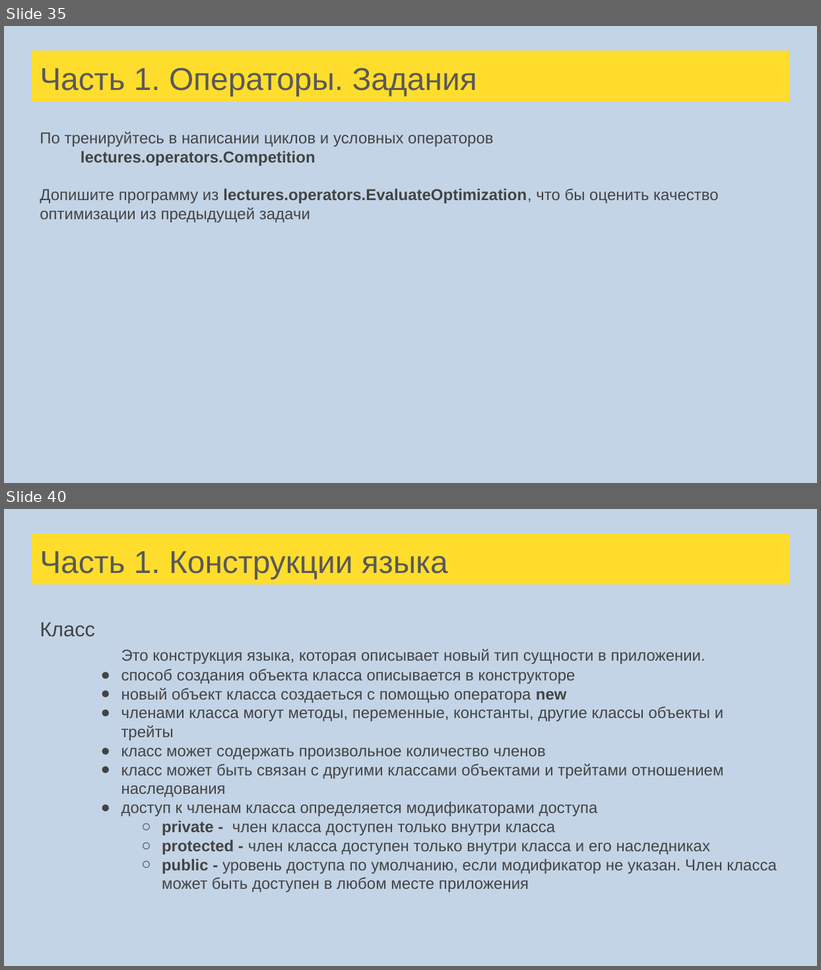
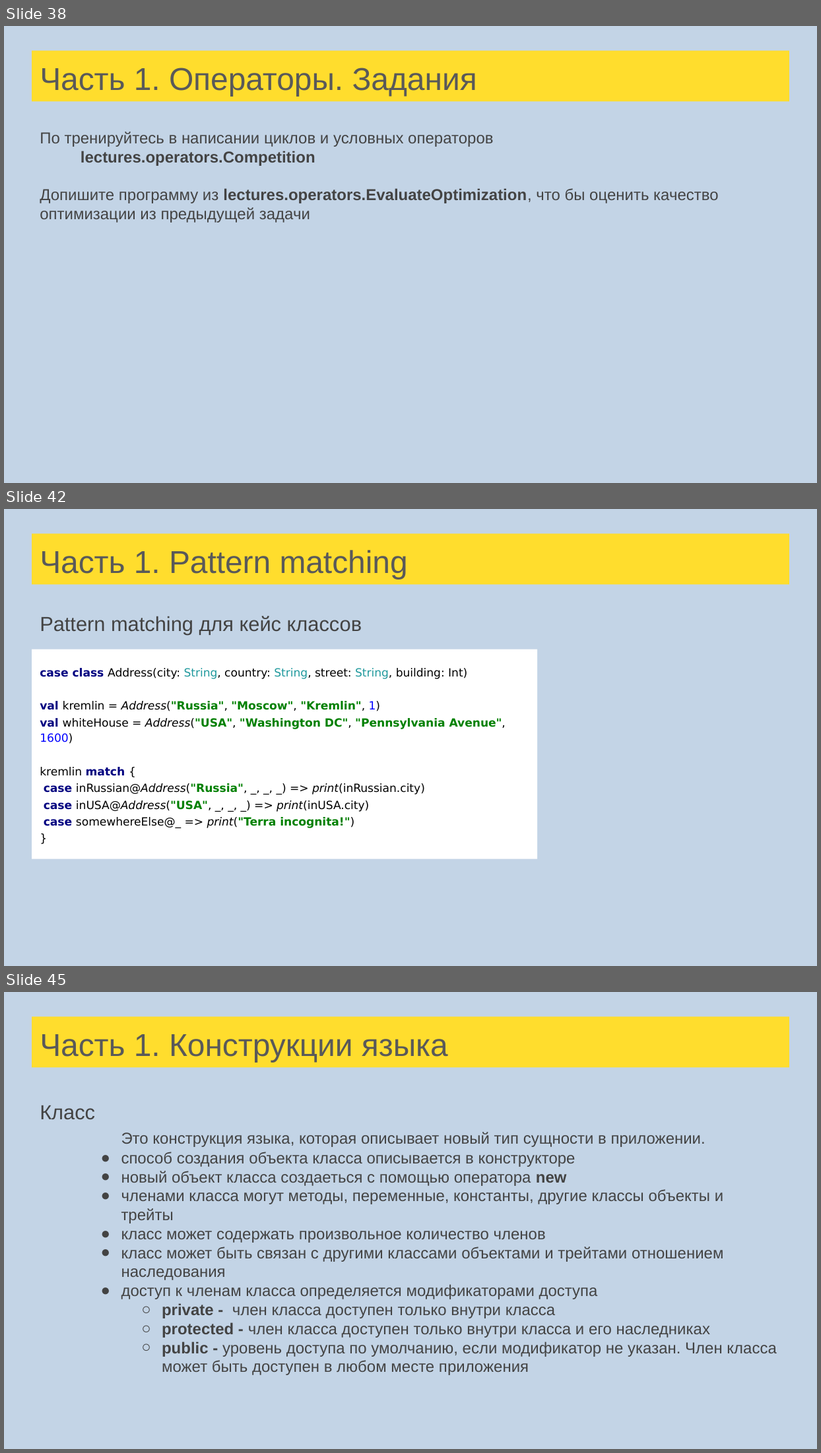
Before and after one commit to tralfamadore/ScalaLectures, a slide deck: src/main/resources/Лекции Scala для FinTech.pptx. Shown one above the other, each under a label of ours: slides 35 and 40 before the commit, slides 38, 42 and 45 after it; the slides between them are not shown. The pictures are 821x970 and 821x1453 pixels, drawn with LibreOffice and Linux fonts; fonts in the diff are those of the drawing. Boxes give left, top, right and bottom in pixels: in the first picture for what was removed or moved away, otherwise in the second. Text is boxed around its words. In the diff, an @@ line names an element or a change of style, - is before the commit and + after.

Commit message:
Pattern matching(without tasks) + function composition + partial functions start

```diff
--- a/src/main/resources/Лекции Scala для FinTech.pptx
+++ b/src/main/resources/Лекции Scala для FinTech.pptx
@@ slide 42 added at <box>4,509,817,966</box>, background #C3D4E6 @@
@@ title added at <box>32,533,789,585</box>, fill #FFDD2D, 28 pt, text #595959 @@
+Часть 1. Pattern matching
@@ text added at <box>40,616,362,634</box>, 18 pt, text #434343 @@
+Pattern matching для кейс классов
@@ rectangle added at <box>32,650,537,859</box>, fill #FFFFFF, 10 pt, text #000000 @@
+case class Address(city: String, country: String, street: String, building: Int)
+val kremlin = Address("Russia", "Moscow", "Kremlin", 1)
+val whiteHouse = Address("USA", "Washington DC", "Pennsylvania Avenue", 1600)
+kremlin match {
+case inRussian@Address("Russia", _, _, _) => print(inRussian.city)
+case inUSA@Address("USA", _, _, _) => print(inUSA.city)
+case somewhereElse@_ => print("Terra incognita!")
+}
@@ what was slide 35 is now slide 38 @@
@@ what was slide 40 is now slide 45 @@
```
Also in this commit, not shown: 6 slides changed, 6 other slides added, 1 slide removed, 4 other files.
